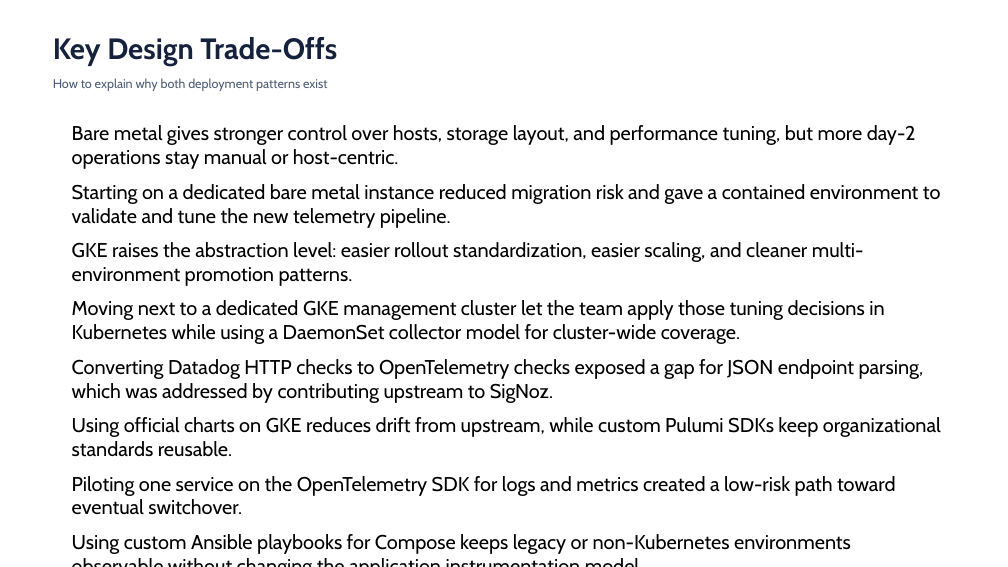
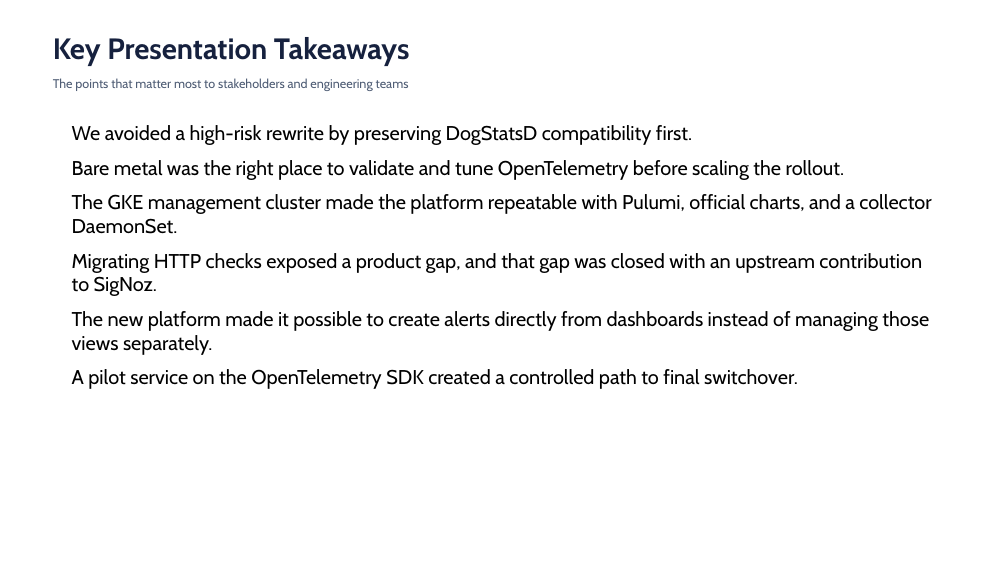
Before and after one commit to vekjja/akasa-presentation, a slide deck: slide 9 of opentelemetry-signoz-observability-stack.pptx. Drawn at 1008x567 pixels with LibreOffice and Linux fonts; fonts in the diff are those of the drawing. Boxes give left, top, right and bottom in pixels: in the first picture for what was removed or moved away, otherwise in the second. Text is boxed around its words. In the diff, an @@ line names an element or a change of style, - is before the commit and + after.

```diff
--- a/opentelemetry-signoz-observability-stack.pptx
+++ b/opentelemetry-signoz-observability-stack.pptx
@@ text at (x1=53, y1=37, x2=410, y2=66): text changed @@
-Key Design Trade-Offs
+Key Presentation Takeaways
@@ text at (x1=53, y1=78, x2=409, y2=91): text changed @@
-How to explain why both deployment patterns exist
+The points that matter most to stakeholders and engineering teams
@@ text at (x1=72, y1=125, x2=931, y2=389): text changed @@
-Bare metal gives stronger control over hosts, storage layout, and performance tuning, but more day-2 operations stay manual or host-centric.
-Starting on a dedicated bare metal instance reduced migration risk and gave a contained environment to validate and tune the new telemetry pipeline.
-GKE raises the abstraction level: easier rollout standardization, easier scaling, and cleaner multi-environment promotion patterns.
-Moving next to a dedicated GKE management cluster let the team apply those tuning decisions in Kubernetes while using a DaemonSet collector model for cluster-wide coverage.
-Converting Datadog HTTP checks to OpenTelemetry checks exposed a gap for JSON endpoint parsing, which was addressed by contributing upstream to SigNoz.
-Using official charts on GKE reduces drift from upstream, while custom Pulumi SDKs keep organizational standards reusable.
-Piloting one service on the OpenTelemetry SDK for logs and metrics created a low-risk path toward eventual switchover.
-Using custom Ansible playbooks for Compose keeps legacy or non-Kubernetes environments observable without changing the application instrumentation model.
+We avoided a high-risk rewrite by preserving DogStatsD compatibility first.
+Bare metal was the right place to validate and tune OpenTelemetry before scaling the rollout.
+The GKE management cluster made the platform repeatable with Pulumi, official charts, and a collector DaemonSet.
+Migrating HTTP checks exposed a product gap, and that gap was closed with an upstream contribution to SigNoz.
+The new platform made it possible to create alerts directly from dashboards instead of managing those views separately.
+A pilot service on the OpenTelemetry SDK created a controlled path to final switchover.
```
Also in this commit, not shown: 7 other slides changed, 1 slide added, 1 slide removed, 11 other files.
